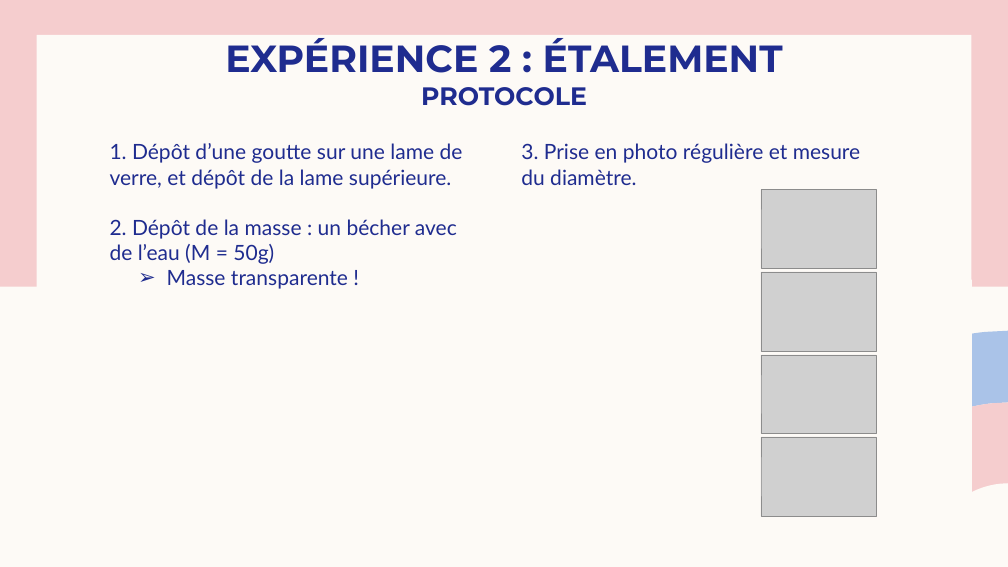
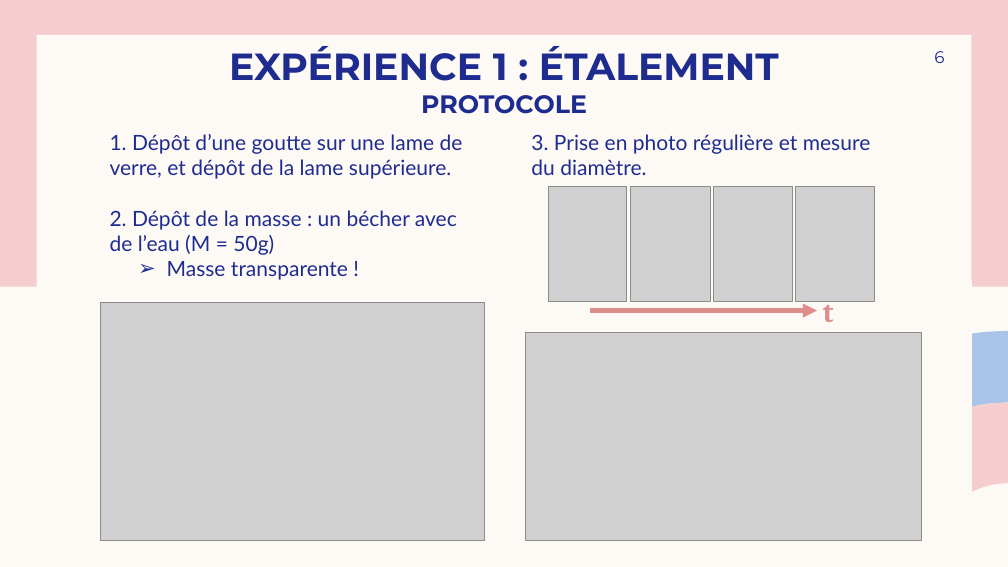
Before and after one commit to Josephine-gith/VS, a slide deck: slide 6 of PPT/Viscoplastic Squeeze pptGE 2.pptx (slide 9 before the commit). Drawn at 1008x567 pixels with LibreOffice and Linux fonts; fonts in the diff are those of the drawing; grey boxes stand for pictures. Boxes give left, top, right and bottom in pixels: in the first picture for what was removed or moved away, otherwise in the second. Text is boxed around its words. In the diff, an @@ line names an element or a change of style, - is before the commit and + after.

```diff
--- a/PPT/Viscoplastic Squeeze pptGE 2.pptx
+++ b/PPT/Viscoplastic Squeeze pptGE 2.pptx
@@ title at [229, 46, 779, 114]: text changed @@
-EXPÉRIENCE 2 : ÉTALEMENT
-PROTOCOLE
+EXPÉRIENCE 1 : ÉTALEMENT
+PROTOCOLE
@@ page number added at [934, 51, 944, 63], 16 pt, text #1F2C8F @@
+6
@@ text "1. Dépôt d’une goutte sur ...": place and size @@
-text "1. Dépôt d’une goutte sur ..." at [110, 143, 463, 289]
+text "1. Dépôt d’une goutte sur ..." at [110, 134, 463, 280]
@@ text "3. Prise en photo régulière ...": place and size @@
-text "3. Prise en photo régulière ..." at [521, 143, 861, 185]
+text "3. Prise en photo régulière ..." at [531, 134, 871, 175]
@@ rotation 90 to 0 degrees in 4 elements at [548, 186, 627, 302], [631, 186, 710, 302], [714, 186, 792, 302], [796, 186, 875, 302] @@
@@ picture added at [101, 302, 484, 541] @@
@@ arrow added from (591, 311) to (817, 311), #DF8C8C 4.5 pt @@
@@ text added at [823, 301, 834, 322], 28 pt, text #DF8C8C, bold @@
+t
@@ picture added at [526, 332, 921, 540] @@
```
Also in this commit, not shown: 9 other slides changed, 1 slide removed, 21 other files.
